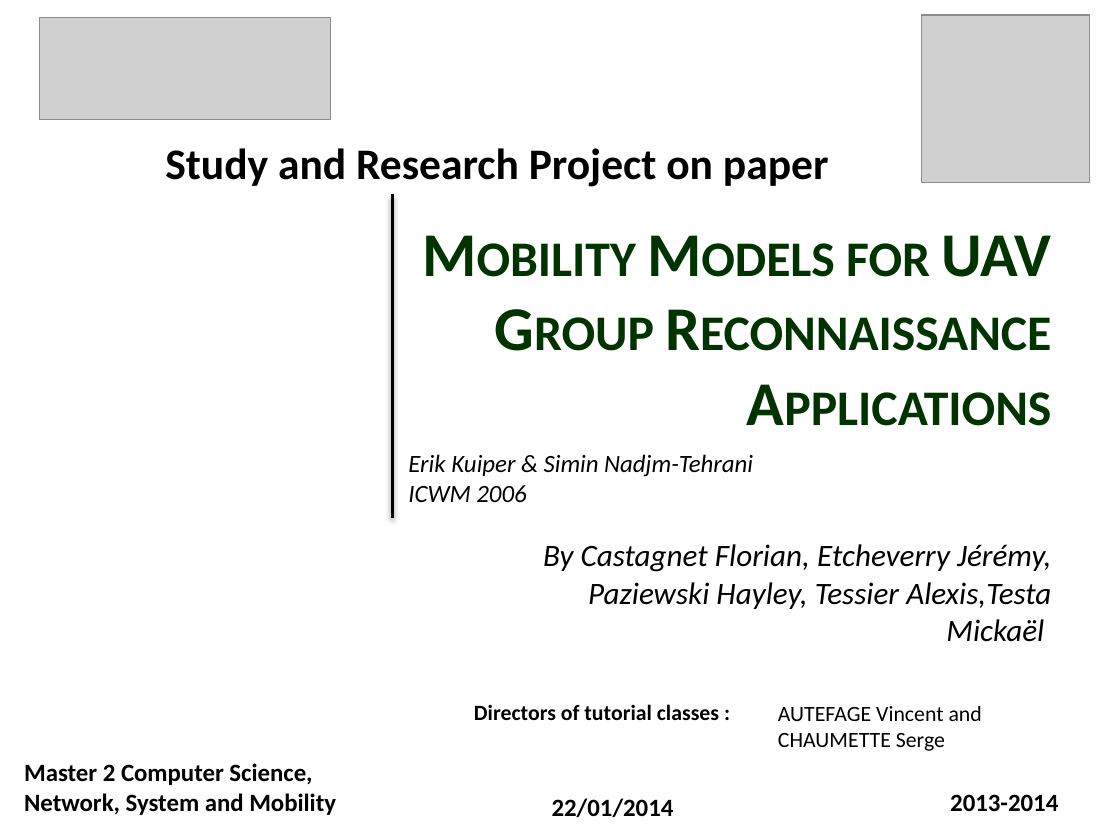
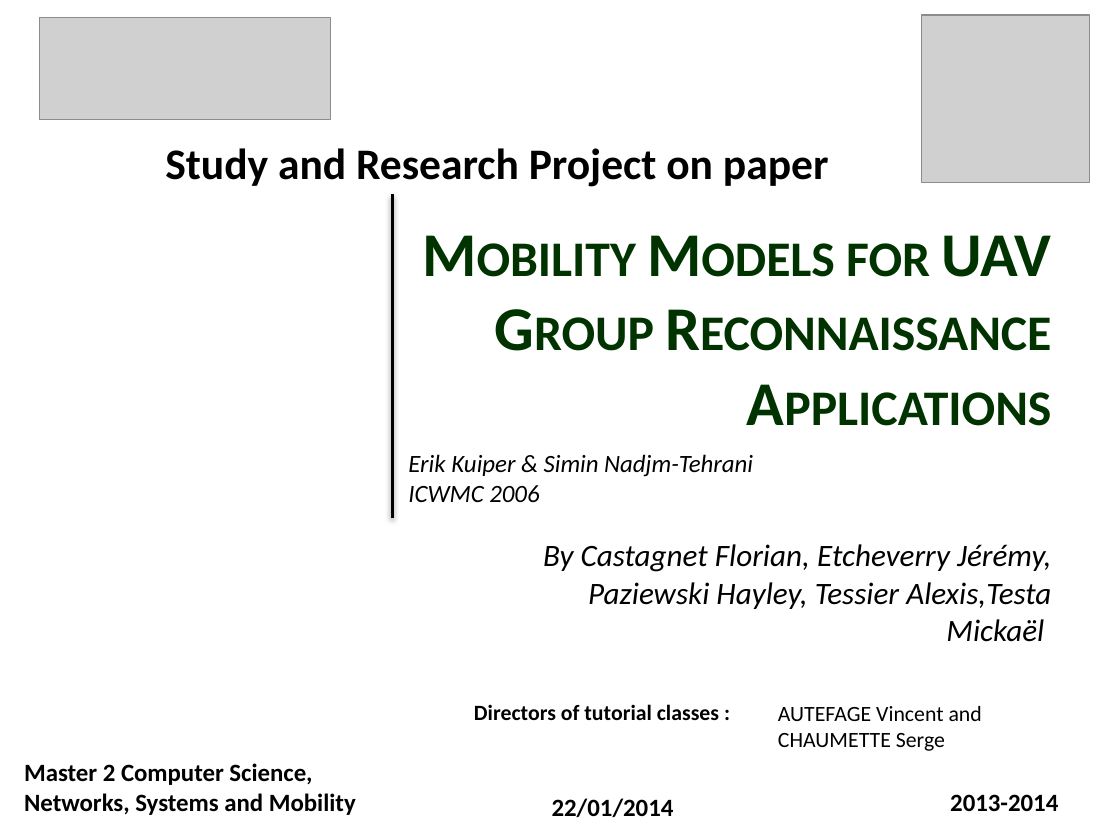
Before and after one commit to jetcheve/M2_PER_MMUAVGRA, a slide deck: slide 1 of ressources/presentation/PresentationPER_Desbarats_V3.pptx. Drawn at 1120x840 pixels with LibreOffice and Linux fonts; fonts in the diff are those of the drawing; grey boxes stand for pictures; background and template pictures are left out. Boxes give left, top, right and bottom in pixels: in the first picture for what was removed or moved away, otherwise in the second. Text is boxed around its words. In the diff, an @@ line names an element or a change of style, - is before the commit and + after.

```diff
--- a/ressources/presentation/PresentationPER_Desbarats_V3.pptx
+++ b/ressources/presentation/PresentationPER_Desbarats_V3.pptx
@@ text at <box>408,485,539,502</box>: text changed @@
-ICWM 2006
+ICWMC 2006
@@ text at <box>24,763,356,815</box>: text changed @@
-Master 2 Computer Science, Network, System and Mobility
+Master 2 Computer Science, Networks, Systems and Mobility
```
Also in this commit, not shown: 15 other slides changed, 1 other file.
